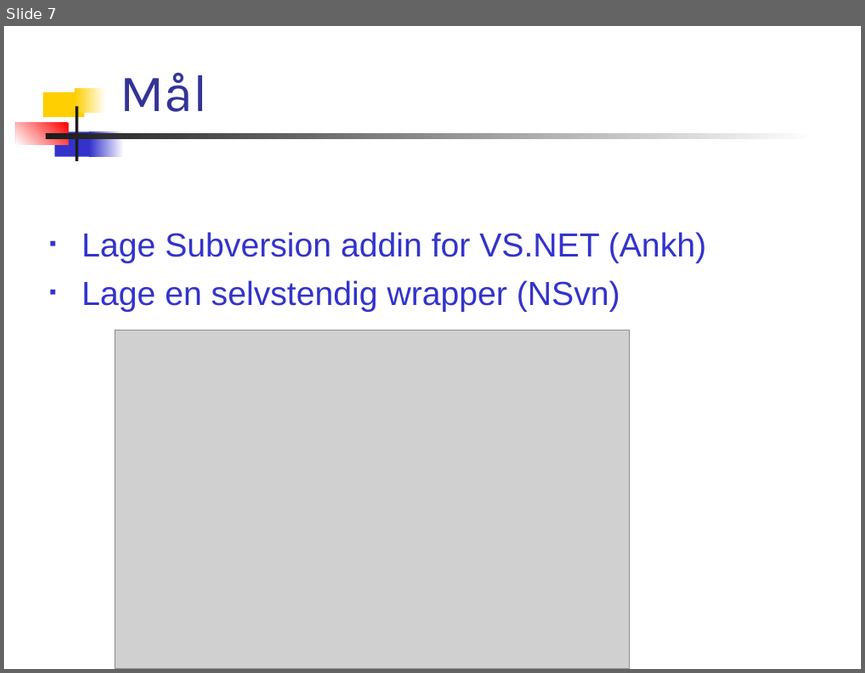
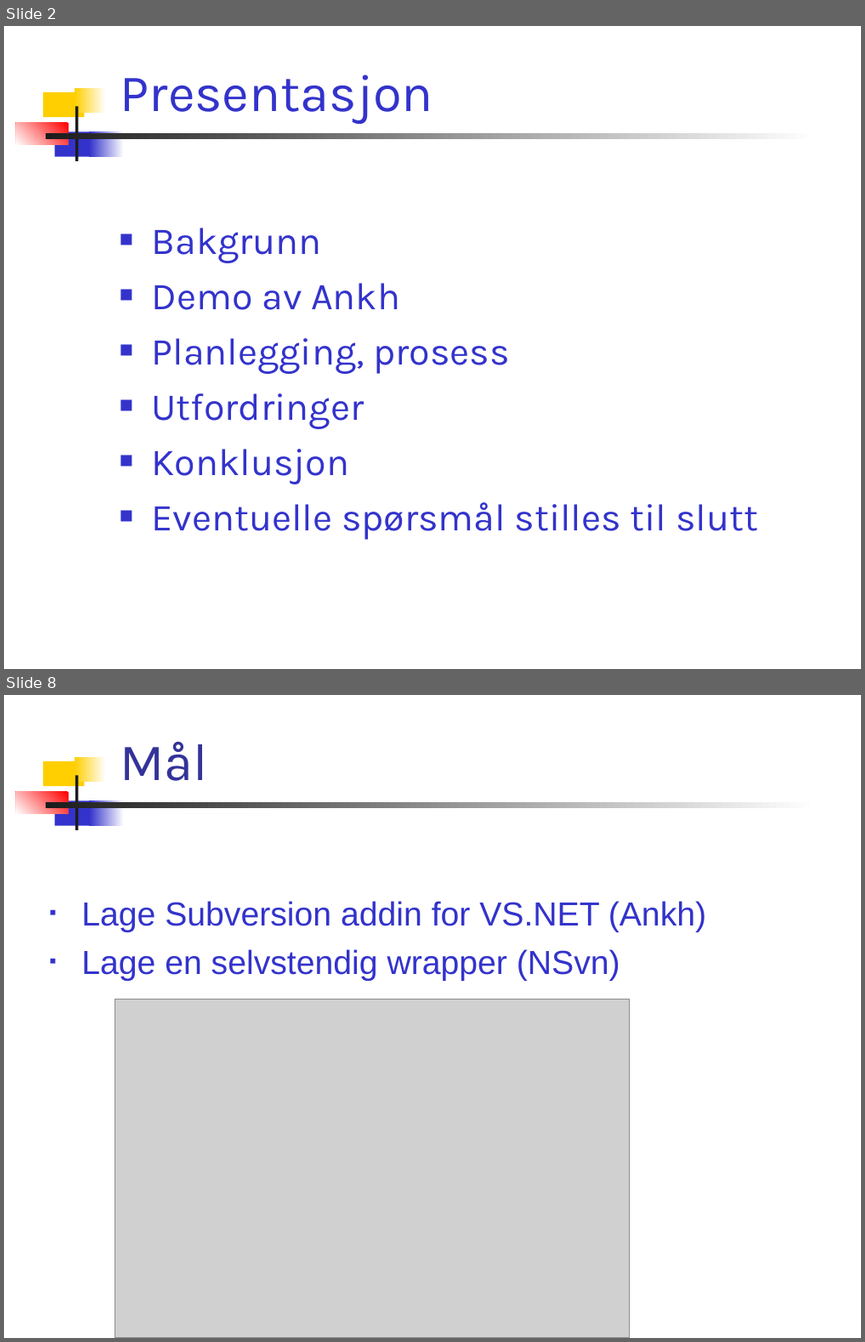
Before and after one commit to chucker/AnkhSVN, a slide deck: doc/powerpoint/Subversion_addin_for_VS.NET.ppt. Shown one above the other, each under a label of ours: slide 7 before the commit, slides 2 and 8 after it; the slides between them are not shown. The pictures are 865x673 and 865x1342 pixels, drawn with LibreOffice and Linux fonts; fonts in the diff are those of the drawing; grey boxes stand for pictures. Boxes give left, top, right and bottom in pixels: in the first picture for what was removed or moved away, otherwise in the second. Text is boxed around its words. In the diff, an @@ line names an element or a change of style, - is before the commit and + after.

```diff
--- a/doc/powerpoint/Subversion_addin_for_VS.NET.ppt
+++ b/doc/powerpoint/Subversion_addin_for_VS.NET.ppt
@@ slide 2 added at [4,26,861,669], background #FFFFFF; not listed: 7 template elements that a slide beside it also shows @@
@@ title added at [120,74,433,124], 44 pt, text #3333CC @@
+Presentasjon
@@ text added at [152,227,758,539], 32 pt, text #3333CC @@
+■ Bakgrunn
+■ Demo av Ankh
+■ Planlegging, prosess
+■ Utfordringer
+■ Konklusjon
+■ Eventuelle spørsmål stilles til slutt
@@ what was slide 7 is now slide 8 @@
```
Also in this commit, not shown: 18 slides changed.
